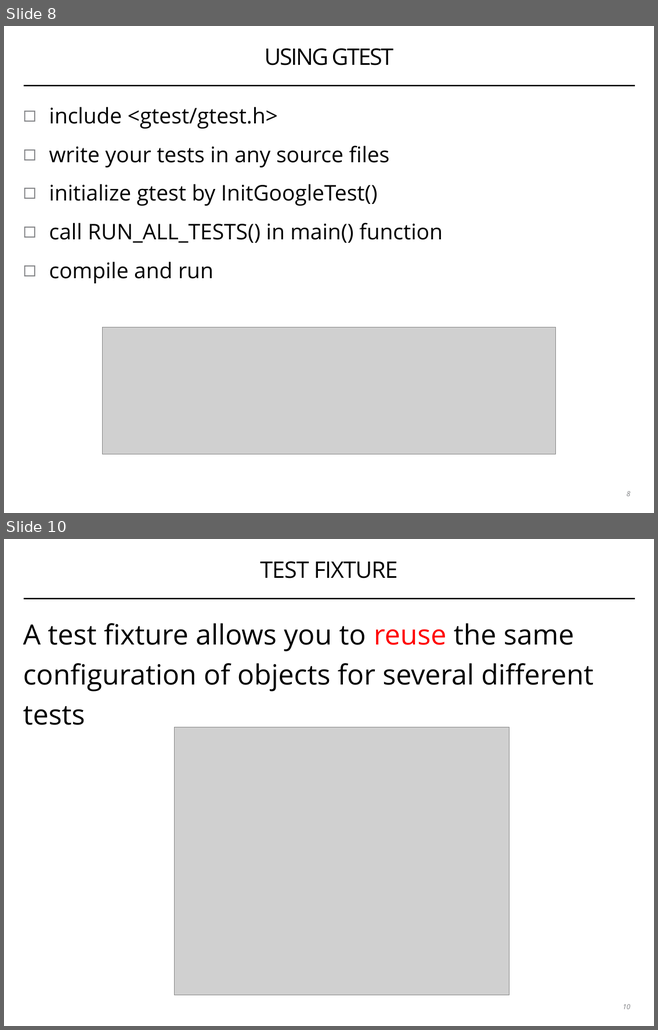
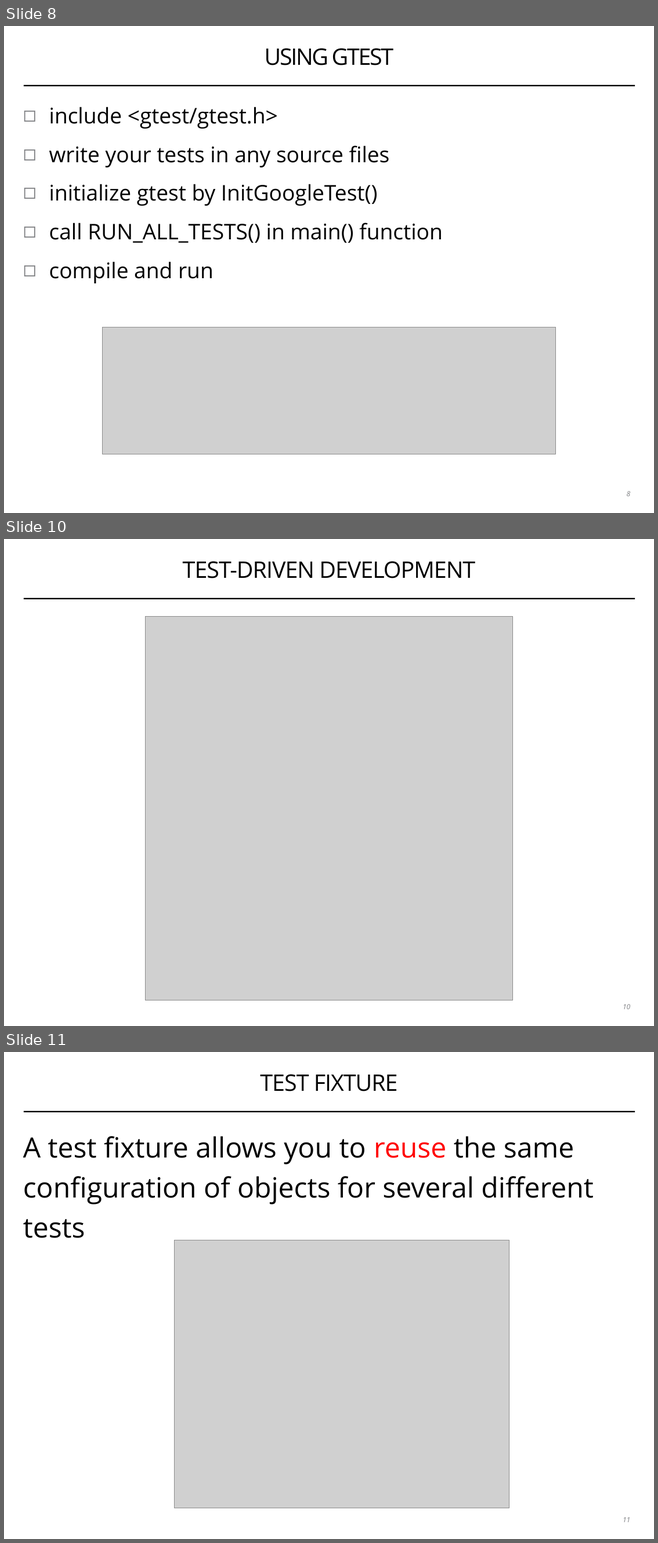
Before and after one commit to coney/cpp-unit-testing, a slide deck: .slides/01-introduction-to-gtest.pptx. Shown one above the other, each under a label of ours: slides 8 and 10 before the commit, slides 8, 10 and 11 after it; the slides between them are not shown. The pictures are 658x1030 and 658x1543 pixels, drawn with LibreOffice and Linux fonts; fonts in the diff are those of the drawing; grey boxes stand for pictures. Boxes give left, top, right and bottom in pixels: in the first picture for what was removed or moved away, otherwise in the second. Text is boxed around its words. In the diff, an @@ line names an element or a change of style, - is before the commit and + after.

```diff
--- a/.slides/01-introduction-to-gtest.pptx
+++ b/.slides/01-introduction-to-gtest.pptx
@@ slide 10 added at (x1=4, y1=539, x2=654, y2=1026), background #FFFFFF; not listed: 1 template element that a slide beside it also shows @@
@@ title added at (x1=183, y1=561, x2=475, y2=578), 36 pt, text #000000 @@
+TEST-DRIVEN DEVELOPMENT
@@ picture added at (x1=145, y1=617, x2=513, y2=1000) @@
@@ page number added at (x1=622, y1=1004, x2=630, y2=1009), 11 pt, text #808184, italic @@
+10
@@ what was slide 10 is now slide 11 @@
@@ page number at (x1=622, y1=1517, x2=630, y2=1522): text changed @@
-10
+11
```
Also in this commit, not shown: 1 slide changed, 3 other slides added, 2 slides removed.
